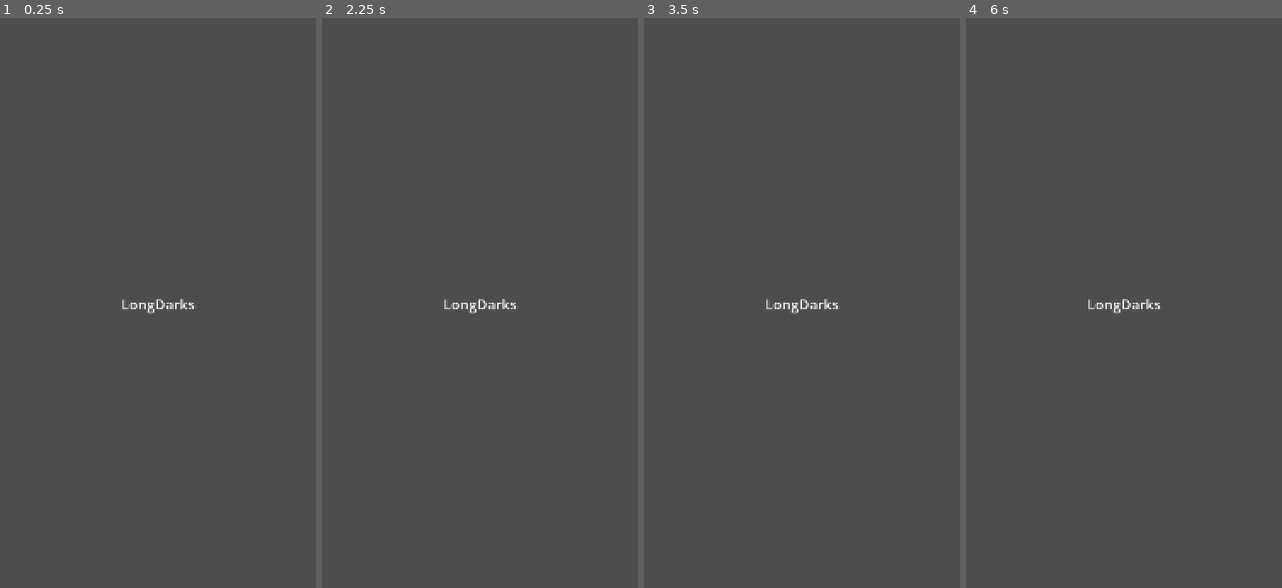
Above: before the commit, frames 1-4 (left to right).
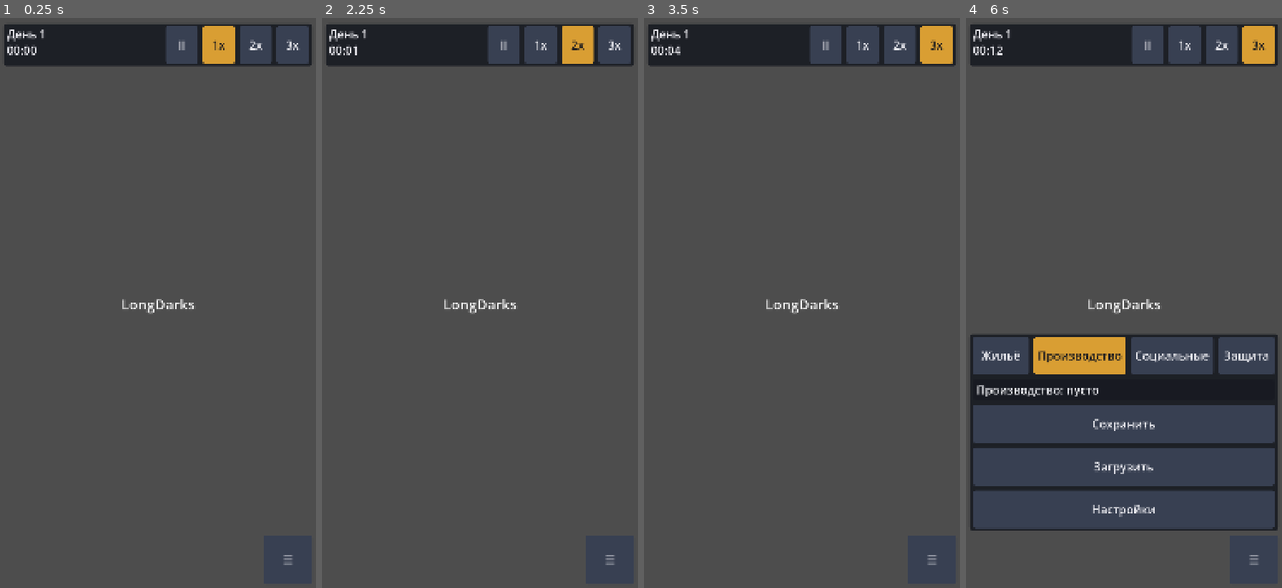
Above: after the commit, the same moments.

Repository: argunov250-del/LongDarks
Game: Godot game, scene res://scenes/main.tscn
The game is run twice, just before and just after one commit, with the same random seed, the same clock (stepped at 60 frames per second) and the same inputs.
Inputs (mouse positions are in pixels of both pictures, inside the frame that each line leads up to):
- Up to frame 1 (0.25 s): no input
- Up to frame 2 (2.25 s): click (505, 46) at 0.5 s, where only the run after the commit has a clickable "II"; click (540, 46) at 1.25 s, where only the run after the commit has a clickable "1x"; click (577, 46) at 2 s, where only the run after the commit has a clickable "2x"
- Up to frame 3 (3.5 s): click (937, 46) at 2.75 s, where only the run after the commit has a clickable "3x"
- Up to frame 4 (6 s): click (1253, 559) at 3.5 s, where only the run after the commit has a clickable "☰"; click (1000, 382) at 4.25 s, where only the run after the commit has a clickable "Жильё"; click (1000, 354) at 5 s, where only the run after the commit has a clickable "Жильё"; click (1079, 382) at 5.75 s, where only the run after the commit has a clickable "Производство"

The runs differ from the first frame. In frame 1, 5.3% of the frame differs, in the area x 1-99%, y 1-96%; in frame 2, 5.3%; in frame 3, 5.3%; in frame 4, 17%.

Commit message:
UI shell: adaptive HUD (portrait/landscape), theme, layout tests
Co-Authored-By: Claude Opus 5.5 <noreply@anthropic.com>
Claude-Session: https://claude.ai/code/session_01E81XnZbR2B2CpTCj79fqbj

Diff:
--- a/scenes/main.tscn
+++ b/scenes/main.tscn
@@ -1,6 +1,7 @@
-[gd_scene load_steps=2 format=3]
+[gd_scene load_steps=3 format=3]
 
 [ext_resource type="Script" path="res://src/core/main.gd" id="1"]
+[ext_resource type="PackedScene" path="res://scenes/ui/hud.tscn" id="2"]
 
 [node name="Main" type="Node3D"]
 script = ExtResource("1")
@@ -29,3 +30,5 @@
 theme_override_font_sizes/font_size = 48
 text = "LongDarks"
 horizontal_alignment = 1
+
+[node name="HUD" parent="UI" instance=ExtResource("2")]
--- /dev/null
+++ b/scenes/ui/hud.tscn
@@ -0,0 +1,15 @@
+[gd_scene load_steps=3 format=3]
+
+[ext_resource type="Script" path="res://src/ui/hud.gd" id="1"]
+[ext_resource type="Theme" path="res://scenes/ui/theme.tres" id="2"]
+
+[node name="HUD" type="Control"]
+layout_mode = 3
+anchors_preset = 15
+anchor_right = 1.0
+anchor_bottom = 1.0
+grow_horizontal = 2
+grow_vertical = 2
+mouse_filter = 2
+theme = ExtResource("2")
+script = ExtResource("1")
--- /dev/null
+++ b/scenes/ui/theme.tres
@@ -0,0 +1,59 @@
+[gd_resource type="Theme" load_steps=5 format=3]
+
+[sub_resource type="StyleBoxFlat" id="panel"]
+bg_color = Color(0.09, 0.1, 0.13, 0.88)
+corner_radius_top_left = 12
+corner_radius_top_right = 12
+corner_radius_bottom_right = 12
+corner_radius_bottom_left = 12
+content_margin_left = 12.0
+content_margin_top = 8.0
+content_margin_right = 12.0
+content_margin_bottom = 8.0
+
+[sub_resource type="StyleBoxFlat" id="btn"]
+bg_color = Color(0.22, 0.25, 0.32, 1)
+corner_radius_top_left = 10
+corner_radius_top_right = 10
+corner_radius_bottom_right = 10
+corner_radius_bottom_left = 10
+content_margin_left = 14.0
+content_margin_top = 8.0
+content_margin_right = 14.0
+content_margin_bottom = 8.0
+
+[sub_resource type="StyleBoxFlat" id="btn_hover"]
+bg_color = Color(0.3, 0.34, 0.43, 1)
+corner_radius_top_left = 10
+corner_radius_top_right = 10
+corner_radius_bottom_right = 10
+corner_radius_bottom_left = 10
+content_margin_left = 14.0
+content_margin_top = 8.0
+content_margin_right = 14.0
+content_margin_bottom = 8.0
+
+[sub_resource type="StyleBoxFlat" id="btn_pressed"]
+bg_color = Color(0.85, 0.62, 0.2, 1)
+corner_radius_top_left = 10
+corner_radius_top_right = 10
+corner_radius_bottom_right = 10
+corner_radius_bottom_left = 10
+content_margin_left = 14.0
+content_margin_top = 8.0
+content_margin_right = 14.0
+content_margin_bottom = 8.0
+
+[resource]
+default_font_size = 40
+Button/colors/font_color = Color(0.93, 0.93, 0.95, 1)
+Button/colors/font_hover_color = Color(1, 1, 1, 1)
+Button/colors/font_pressed_color = Color(0.1, 0.1, 0.12, 1)
+Button/colors/font_hover_pressed_color = Color(0.1, 0.1, 0.12, 1)
+Button/styles/focus = SubResource("btn_hover")
+Button/styles/hover = SubResource("btn_hover")
+Button/styles/hover_pressed = SubResource("btn_pressed")
+Button/styles/normal = SubResource("btn")
+Button/styles/pressed = SubResource("btn_pressed")
+Label/colors/font_color = Color(0.93, 0.93, 0.95, 1)
+PanelContainer/styles/panel = SubResource("panel")
--- /dev/null
+++ b/src/ui/hud.gd
@@ -0,0 +1,346 @@
+class_name Hud
+extends Control
+## Оболочка интерфейса: верхняя панель (дата/время/скорость), вкладки
+## строительства и меню. Одни и те же действия и узлы используются в обоих
+## режимах; меняется только расположение (см. LayoutMode).
+## Корень и пустые контейнеры пропускают касания (mouse_filter = IGNORE),
+## чтобы жесты камеры работали вне элементов управления.
+
+const MIN_TOUCH_DP := 48.0
+const REF_SHORT_SIDE_DP := 411.0  # типичная короткая сторона телефона в dp
+const TABS: Array[String] = ["Жильё", "Производство", "Социальные", "Защита"]
+const SPEED_LABELS: Array[String] = ["II", "1x", "2x", "3x"]
+
+var sim: Simulation
+var layout := LayoutMode.new()
+var mode: int = -1
+
+var date_label: Label
+var time_label: Label
+var speed_buttons: Array[Button] = []
+var tab_buttons: Array[Button] = []
+var menu_button: Button      # ландшафт: кнопка меню в верхней панели
+var fab: Button              # портрет: плавающая кнопка
+var save_button: Button
+var load_button: Button
+var settings_button: Button
+var status_label: Label
+
+var _top_bar: PanelContainer
+var _top_row: HBoxContainer
+var _tabs_row: HBoxContainer
+var _tab_panel: PanelContainer
+var _tab_title: Label
+var _menu_box: VBoxContainer
+var _menu_popup: PanelContainer   # ландшафт: выпадающее меню
+var _dock: VBoxContainer          # ландшафт: нижняя док-панель
+var _sheet: PanelContainer        # портрет: нижний лист
+var _sheet_box: VBoxContainer
+var _base_theme: Theme
+var _selected_tab := -1
+var _dp := 2.6
+var _last_text := ""
+
+
+static func format_time(time_of_day: float) -> String:
+	var minutes := int(floor(clampf(time_of_day, 0.0, 0.999999) * 1440.0))
+	return "%02d:%02d" % [minutes / 60, minutes % 60]
+
+
+static func format_date(day: int) -> String:
+	return "День %d" % day
+
+
+## Отступы безопасной зоны (в единицах вьюпорта). Пустой Rect -> нули.
+static func safe_margins(safe: Rect2i, window: Vector2i, viewport: Vector2) -> Dictionary:
+	var m := {"left": 0.0, "top": 0.0, "right": 0.0, "bottom": 0.0}
+	if window.x <= 0 or window.y <= 0 or safe.size.x <= 0 or safe.size.y <= 0:
+		return m
+	var sx := viewport.x / window.x
+	var sy := viewport.y / window.y
+	m["left"] = maxf(0.0, safe.position.x) * sx
+	m["top"] = maxf(0.0, safe.position.y) * sy
+	m["right"] = maxf(0.0, window.x - safe.end.x) * sx
+	m["bottom"] = maxf(0.0, window.y - safe.end.y) * sy
+	return m
+
+
+func _ready() -> void:
+	mouse_filter = Control.MOUSE_FILTER_IGNORE
+	if sim == null:
+		var runner := get_node_or_null("/root/SimRunner")
+		if runner != null:
+			sim = runner.sim
+	_base_theme = theme
+	_build()
+	layout.update_size(_vp_size())
+	add_child(layout)
+	layout.mode_changed.connect(_apply_mode)
+	if is_inside_tree():
+		get_viewport().size_changed.connect(_apply_layout)
+	_apply_mode(layout.mode)
+	_refresh_clock(true)
+
+
+func _process(_delta: float) -> void:
+	_refresh_clock(false)
+
+
+# ---------- действия (общие для обоих режимов) ----------
+
+func set_speed(value: int) -> void:
+	if sim != null and sim.clock.set_speed(value):
+		_refresh_speed_buttons()
+
+
+func select_tab(index: int) -> void:
+	_selected_tab = -1 if index == _selected_tab else index  # повторное нажатие сворачивает
+	for i in tab_buttons.size():
+		tab_buttons[i].set_pressed_no_signal(i == _selected_tab)
+	_tab_panel.visible = _selected_tab >= 0
+	if _selected_tab >= 0:
+		_tab_title.text = "%s: пусто" % TABS[_selected_tab]
+
+
+func do_save() -> void:
+	_set_status("Сохранено" if SimRunner.quick_save() == OK else "Ошибка сохранения")
+
+
+func do_load() -> void:
+	_set_status("Загружено" if SimRunner.quick_load() == OK else "Нет сохранения")
+	_refresh_clock(true)
+
+
+func do_settings() -> void:
+	_set_status("Настройки: скоро")
+
+
+func toggle_menu() -> void:
+	if mode == LayoutMode.Mode.LANDSCAPE:
+		_menu_popup.visible = not _menu_popup.visible
+	else:
+		_sheet.visible = not _sheet.visible
+
+
+func _set_status(text: String) -> void:
+	status_label.text = text
+	status_label.visible = text != ""
+
+
+# ---------- построение ----------
+
+func _mk_button(text: String, toggle := false) -> Button:
+	var b := Button.new()
+	b.text = text
+	b.toggle_mode = toggle
+	b.focus_mode = Control.FOCUS_NONE
+	return b
+
+
+func _mk_box(box: BoxContainer) -> BoxContainer:
+	box.mouse_filter = Control.MOUSE_FILTER_IGNORE
+	return box
+
+
+func _build() -> void:
+	_top_bar = PanelContainer.new()
+	add_child(_top_bar)
+	_top_row = _mk_box(HBoxContainer.new())
+	_top_bar.add_child(_top_row)
+	var dt: VBoxContainer = _mk_box(VBoxContainer.new())
+	dt.add_theme_constant_override("separation", 0)
+	_top_row.add_child(dt)
+	date_label = Label.new()
+	time_label = Label.new()
+	for l in [date_label, time_label]:
+		l.mouse_filter = Control.MOUSE_FILTER_IGNORE
+		dt.add_child(l)
+	var spacer := Control.new()
+	spacer.mouse_filter = Control.MOUSE_FILTER_IGNORE
+	spacer.size_flags_horizontal = Control.SIZE_EXPAND_FILL
+	_top_row.add_child(spacer)
+	for i in GameClock.SPEEDS.size():
+		var b := _mk_button(SPEED_LABELS[i], true)
+		b.pressed.connect(set_speed.bind(GameClock.SPEEDS[i]))
+		speed_buttons.append(b)
+		_top_row.add_child(b)
+	menu_button = _mk_button("Меню")
+	menu_button.pressed.connect(toggle_menu)
+	_top_row.add_child(menu_button)
+
+	# Вкладки, панель вкладки и меню переставляются между режимами.
+	_tabs_row = _mk_box(HBoxContainer.new())
+	for i in TABS.size():
+		var t := _mk_button(TABS[i], true)
+		t.size_flags_horizontal = Control.SIZE_EXPAND_FILL
+		t.pressed.connect(select_tab.bind(i))
+		tab_buttons.append(t)
+		_tabs_row.add_child(t)
+	_tab_panel = PanelContainer.new()
+	_tab_title = Label.new()
+	_tab_title.mouse_filter = Control.MOUSE_FILTER_IGNORE
+	_tab_panel.add_child(_tab_title)
+	_tab_panel.visible = false
+	_menu_box = _mk_box(VBoxContainer.new())
+	save_button = _mk_button("Сохранить")
+	save_button.pressed.connect(do_save)
+	load_button = _mk_button("Загрузить")
+	load_button.pressed.connect(do_load)
+	settings_button = _mk_button("Настройки")
+	settings_button.pressed.connect(do_settings)
+	status_label = Label.new()
+	status_label.mouse_filter = Control.MOUSE_FILTER_IGNORE
+	status_label.visible = false
+	for c in [save_button, load_button, settings_button, status_label]:
+		_menu_box.add_child(c)
+
+	# Ландшафт: нижняя док-панель и всплывающее меню.
+	_dock = _mk_box(VBoxContainer.new())
+	add_child(_dock)
+	_menu_popup = PanelContainer.new()
+	_menu_popup.visible = false
+	add_child(_menu_popup)
+
+	# Портрет: нижний лист и плавающая кнопка.
+	_sheet = PanelContainer.new()
+	_sheet.visible = false
+	add_child(_sheet)
+	_sheet_box = _mk_box(VBoxContainer.new())
+	_sheet.add_child(_sheet_box)
+	fab = _mk_button("☰")
+	fab.pressed.connect(toggle_menu)
+	add_child(fab)
+
+
+func _reparent_to(node: Control, new_parent: Node) -> void:
+	if node.get_parent() == new_parent:
+		return
+	if node.get_parent() != null:
+		node.get_parent().remove_child(node)
+	new_parent.add_child(node)
+
+
+func _apply_mode(new_mode: int) -> void:
+	mode = new_mode
+	var land := mode == LayoutMode.Mode.LANDSCAPE
+	menu_button.visible = land
+	fab.visible = not land
+	_dock.visible = land
+	_menu_popup.visible = false
+	_sheet.visible = false
+	if land:
+		_reparent_to(_tab_panel, _dock)
+		_reparent_to(_tabs_row, _dock)
+		_reparent_to(_menu_box, _menu_popup)
+	else:
+		_reparent_to(_tabs_row, _sheet_box)
+		_reparent_to(_tab_panel, _sheet_box)
+		_reparent_to(_menu_box, _sheet_box)
+	_apply_layout()
+
+
+func _set_anchors(c: Control, l: float, t: float, r: float, b: float) -> void:
+	c.anchor_left = l
+	c.anchor_top = t
+	c.anchor_right = r
+	c.anchor_bottom = b
+
+
+func _apply_layout() -> void:
+	if _top_bar == null:
+		return
+	var vp := _vp_size()
+	_dp = maxf(minf(vp.x, vp.y) / REF_SHORT_SIDE_DP, 1.0)
+	var t: Theme = _base_theme.duplicate() if _base_theme != null else Theme.new()
+	t.default_font_size = roundi(15.0 * _dp)
+	theme = t
+	var land := mode == LayoutMode.Mode.LANDSCAPE
+	var touch := MIN_TOUCH_DP * _dp
+	var gap := roundi(6.0 * _dp)
+	for c in [_top_row, _tabs_row, _dock, _menu_box, _sheet_box]:
+		c.add_theme_constant_override("separation", gap)
+	for b in tab_buttons + [menu_button, save_button, load_button, settings_button]:
+		b.custom_minimum_size = Vector2(0.0, touch)
+	for b in speed_buttons:
+		b.custom_minimum_size = Vector2(touch if land else touch * 0.85, touch)
+	var fs := touch * 1.3
+	fab.custom_minimum_size = Vector2(fs, fs)
+
+	var m := _safe()
+	var edge := 8.0 * _dp
+	var l: float = m["left"] + edge
+	var r: float = m["right"] + edge
+	var tp: float = m["top"] + edge
+	var bt: float = m["bottom"] + edge
+
+	_set_anchors(_top_bar, 0.0, 0.0, 1.0, 0.0)
+	_top_bar.offset_left = l
+	_top_bar.offset_right = -r
+	_top_bar.offset_top = tp
+	_top_bar.offset_bottom = tp
+	_top_bar.grow_vertical = Control.GROW_DIRECTION_END
+
+	# Ландшафт: док слева-снизу, не шире ~половины экрана.
+	_set_anchors(_dock, 0.0, 1.0, 0.0, 1.0)
+	_dock.offset_left = l
+	_dock.offset_right = l + minf(vp.x - l - r, 190.0 * _dp * 4.0)
+	_dock.offset_bottom = -bt
+	_dock.offset_top = -bt
+	_dock.grow_vertical = Control.GROW_DIRECTION_BEGIN
+
+	# Меню-попап: справа под верхней панелью.
+	_set_anchors(_menu_popup, 1.0, 0.0, 1.0, 0.0)
+	_menu_popup.offset_right = -r
+	_menu_popup.offset_left = -r - 200.0 * _dp
+	_menu_popup.offset_top = tp + touch + 3.0 * edge
+	_menu_popup.offset_bottom = _menu_popup.offset_top
+	_menu_popup.grow_horizontal = Control.GROW_DIRECTION_BEGIN
+
+	# Портрет: лист снизу, FAB справа внизу (достаёт большой палец).
+	_set_anchors(_sheet, 0.0, 1.0, 1.0, 1.0)
+	_sheet.offset_left = l
+	_sheet.offset_right = -r
+	_sheet.offset_bottom = -bt - fs - gap  # лист над плавающей кнопкой
+	_sheet.offset_top = _sheet.offset_bottom
+	_sheet.grow_vertical = Control.GROW_DIRECTION_BEGIN
+	_set_anchors(fab, 1.0, 1.0, 1.0, 1.0)
+	fab.offset_right = -r
+	fab.offset_left = -r - fs
+	fab.offset_bottom = -bt
+	fab.offset_top = fab.offset_bottom - fs
+
+
+## Размер вьюпорта; вне дерева (тесты) — типичный портретный экран.
+func _vp_size() -> Vector2:
+	return get_viewport().get_visible_rect().size if is_inside_tree() else Vector2(1080, 2400)
+
+
+func _safe() -> Dictionary:
+	if not OS.has_feature("mobile") or not is_inside_tree():
+		return safe_margins(Rect2i(), Vector2i.ZERO, Vector2.ZERO)
+	return safe_margins(
+		DisplayServer.get_display_safe_area(),
+		DisplayServer.window_get_size(),
+		_vp_size())
+
+
+# ---------- обновление ----------
+
+func _refresh_clock(force: bool) -> void:
+	if sim == null:
+		return
+	var d := format_date(sim.clock.get_day())
+	var t := format_time(sim.clock.get_time_of_day())
+	if force or d + t != _last_text:
+		_last_text = d + t
+		date_label.text = d
+		time_label.text = t
+	_refresh_speed_buttons()
+
+
+func _refresh_speed_buttons() -> void:
+	if sim == null:
+		return
+	var s := sim.clock.get_speed()
+	for i in speed_buttons.size():
+		speed_buttons[i].set_pressed_no_signal(GameClock.SPEEDS[i] == s)
--- /dev/null
+++ b/src/ui/layout_mode.gd
@@ -0,0 +1,40 @@
+class_name LayoutMode
+extends Node
+## Выбор раскладки интерфейса по размеру вьюпорта. Шлёт mode_changed при смене
+## (ресайз окна / поворот экрана).
+
+enum Mode { PORTRAIT, LANDSCAPE }
+
+## Ландшафт, если ширина/высота >= порога. Почти квадратные экраны -> портрет
+## (управление одной рукой надёжнее).
+const LANDSCAPE_MIN_ASPECT := 1.15
+
+signal mode_changed(mode: int)
+
+var mode: int = Mode.PORTRAIT
+
+
+## Чистая функция решения.
+static func decide(size: Vector2) -> int:
+	if size.x <= 0.0 or size.y <= 0.0:
+		return Mode.PORTRAIT
+	return Mode.LANDSCAPE if size.x / size.y >= LANDSCAPE_MIN_ASPECT else Mode.PORTRAIT
+
+
+func _ready() -> void:
+	get_viewport().size_changed.connect(refresh)
+	refresh()
+
+
+## Пересчитывает режим; возвращает true, если он изменился.
+func refresh() -> bool:
+	return update_size(get_viewport().get_visible_rect().size)
+
+
+func update_size(size: Vector2) -> bool:
+	var m := decide(size)
+	if m == mode:
+		return false
+	mode = m
+	mode_changed.emit(mode)
+	return true
--- /dev/null
+++ b/tests/ui/test_ui.gd
@@ -0,0 +1,86 @@
+extends "res://tests/test_case.gd"
+
+
+func test_layout_decision() -> void:
+	assert_eq(LayoutMode.decide(Vector2(1080, 2400)), LayoutMode.Mode.PORTRAIT)
+	assert_eq(LayoutMode.decide(Vector2(2400, 1080)), LayoutMode.Mode.LANDSCAPE)
+	assert_eq(LayoutMode.decide(Vector2(1920, 1080)), LayoutMode.Mode.LANDSCAPE)
+	assert_eq(LayoutMode.decide(Vector2(1000, 1000)), LayoutMode.Mode.PORTRAIT)
+	assert_eq(LayoutMode.decide(Vector2(1100, 1000)), LayoutMode.Mode.PORTRAIT)
+	assert_eq(LayoutMode.decide(Vector2(1200, 1000)), LayoutMode.Mode.LANDSCAPE)
+	assert_eq(LayoutMode.decide(Vector2.ZERO), LayoutMode.Mode.PORTRAIT)
+
+
+func test_layout_signal() -> void:
+	var lm := LayoutMode.new()
+	var seen: Array = []
+	lm.mode_changed.connect(func(m): seen.append(m))
+	assert_false(lm.update_size(Vector2(1080, 2400)))
+	assert_true(lm.update_size(Vector2(2400, 1080)))
+	assert_false(lm.update_size(Vector2(2000, 1000)))
+	assert_true(lm.update_size(Vector2(1080, 2400)))
+	assert_eq(seen, [LayoutMode.Mode.LANDSCAPE, LayoutMode.Mode.PORTRAIT])
+	lm.free()
+
+
+func test_time_format() -> void:
+	assert_eq(Hud.format_time(0.0), "00:00")
+	assert_eq(Hud.format_time(0.5), "12:00")
+	assert_eq(Hud.format_time(0.75), "18:00")
+	assert_eq(Hud.format_time(0.999999), "23:59")
+	assert_eq(Hud.format_date(3), "День 3")
+
+
+func test_safe_margins() -> void:
+	var m := Hud.safe_margins(Rect2i(0, 100, 1080, 2200), Vector2i(1080, 2400), Vector2(1080, 2400))
+	assert_almost_eq(m["top"], 100.0)
+	assert_almost_eq(m["bottom"], 100.0)
+	assert_almost_eq(m["left"], 0.0)
+	var z := Hud.safe_margins(Rect2i(), Vector2i(1080, 2400), Vector2(1080, 2400))
+	assert_almost_eq(z["top"], 0.0)
+
+
+func _make_hud() -> Hud:
+	var hud: Hud = load("res://scenes/ui/hud.tscn").instantiate()
+	hud.sim = Simulation.new(1)
+	var root := (Engine.get_main_loop() as SceneTree).root
+	root.add_child(hud)
+	if not hud.is_node_ready():  # в -s раннере корень ещё не в дереве
+		hud._ready()
+	return hud
+
+
+func test_speed_buttons_set_clock_speed() -> void:
+	var hud := _make_hud()
+	hud.speed_buttons[3].pressed.emit()
+	assert_eq(hud.sim.clock.get_speed(), 3)
+	hud.speed_buttons[0].pressed.emit()
+	assert_eq(hud.sim.clock.get_speed(), 0)
+	hud.speed_buttons[1].pressed.emit()
+	assert_eq(hud.sim.clock.get_speed(), 1)
+	hud.free()
+
+
+func test_labels_follow_clock_and_mouse_filter() -> void:
+	var hud := _make_hud()
+	hud.sim.clock.set_day_length(100.0)
+	hud.sim.clock.set_total_seconds(150.0)
+	hud._refresh_clock(true)
+	assert_eq(hud.date_label.text, "День 2")
+	assert_eq(hud.time_label.text, "12:00")
+	assert_eq(hud.mouse_filter, Control.MOUSE_FILTER_IGNORE)
+	hud.free()
+
+
+func test_modes_reparent_same_actions() -> void:
+	var hud := _make_hud()
+	hud._apply_mode(LayoutMode.Mode.LANDSCAPE)
+	assert_true(hud.menu_button.visible)
+	assert_false(hud.fab.visible)
+	hud._apply_mode(LayoutMode.Mode.PORTRAIT)
+	assert_true(hud.fab.visible)
+	hud.fab.pressed.emit()
+	assert_true(hud._sheet.visible)
+	assert_eq(hud.tab_buttons.size(), 4)
+	assert_true(hud.tab_buttons[0].custom_minimum_size.y >= 48.0)
+	hud.free()
Not shown, added: src/ui/hud.gd.uid
Not shown, added: src/ui/layout_mode.gd.uid
Not shown, added: tests/ui/test_ui.gd.uid
